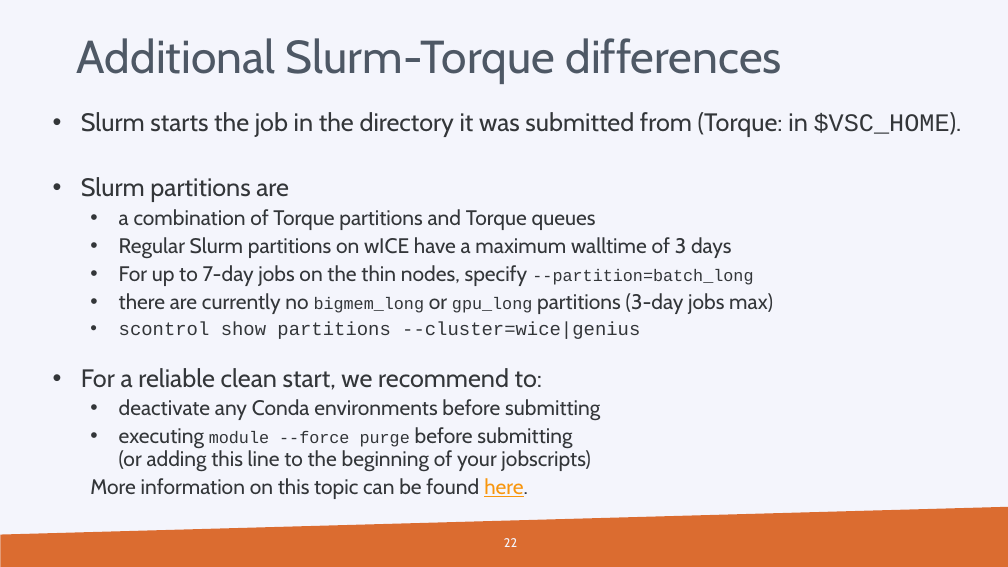
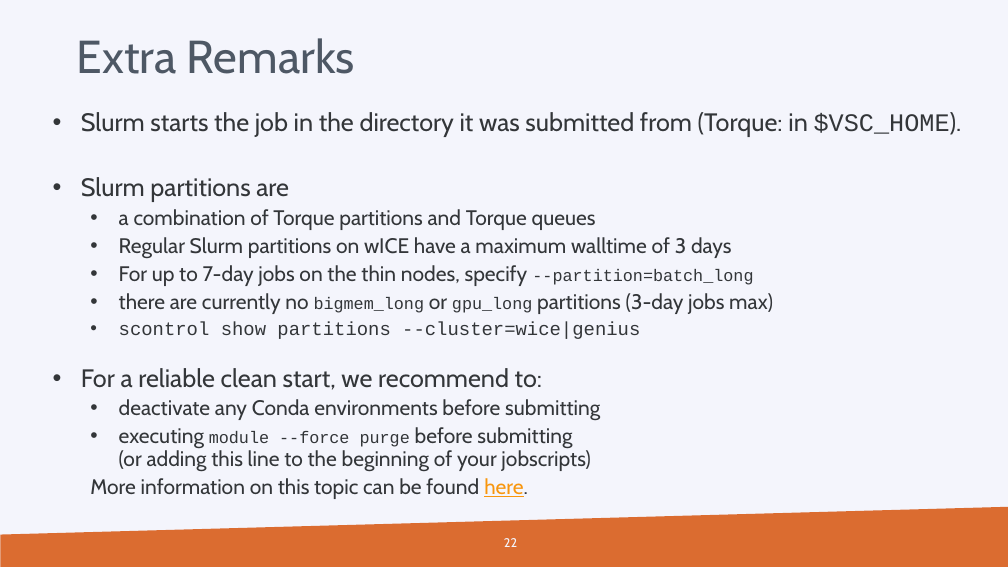
Before and after one commit to hpcleuven/Slurm-lunchbox, a slide deck: slide 22 of Slurm_Lunchbox.pptx. Drawn at 1008x567 pixels with LibreOffice and Linux fonts; fonts in the diff are those of the drawing; background and template pictures are left out. Boxes give left, top, right and bottom in pixels: in the first picture for what was removed or moved away, otherwise in the second. Text is boxed around its words. In the diff, an @@ line names an element or a change of style, - is before the commit and + after.

```diff
--- a/Slurm_Lunchbox.pptx
+++ b/Slurm_Lunchbox.pptx
@@ text at <box>77,38,355,74</box>: text changed @@
-Additional Slurm-Torque differences
+Extra Remarks
```
Also in this commit, not shown: 5 other slides changed, 1 slide added.
